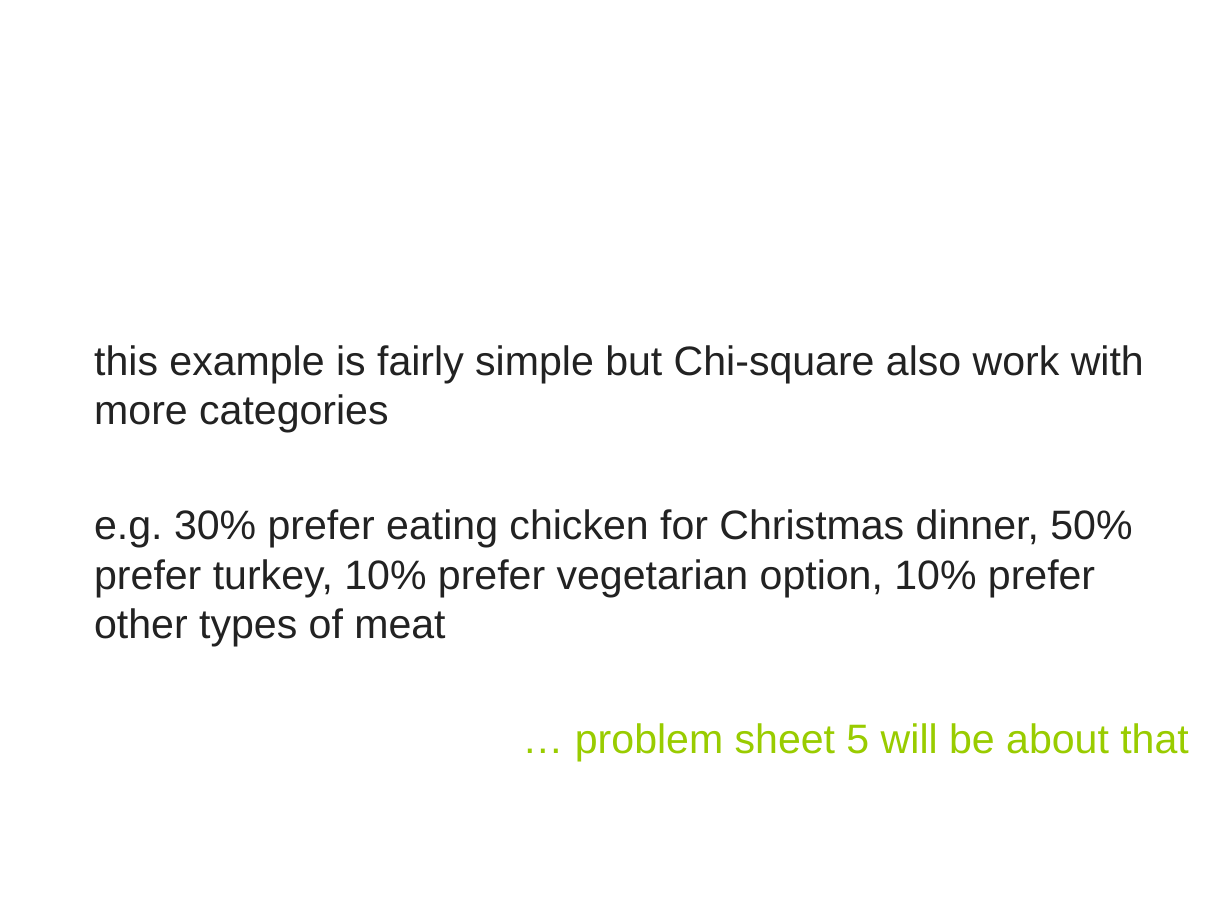
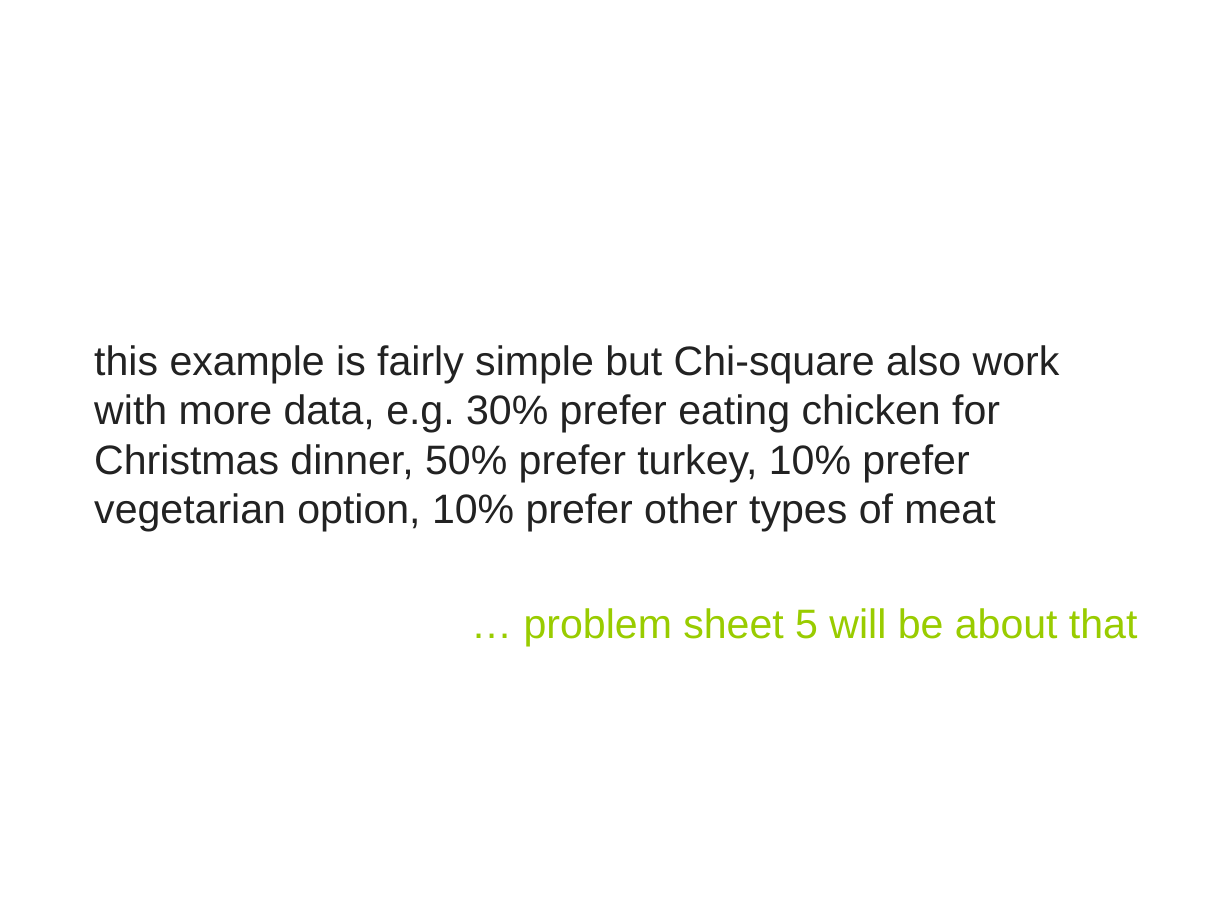
Before and after one commit to coms10011/2018_19, a slide deck: slide 14 of 17_CategoricalCHIsquare/17-Roudaut-stats- ChiSquare-30min.pptx (slide 13 before the commit). Drawn at 1232x924 pixels with LibreOffice and Linux fonts; fonts in the diff are those of the drawing. Boxes give left, top, right and bottom in pixels: in the first picture for what was removed or moved away, otherwise in the second. Text is boxed around its words. In the diff, an @@ line names an element or a change of style, - is before the commit and + after.

```diff
--- a/17_CategoricalCHIsquare/17-Roudaut-stats- ChiSquare-30min.pptx
+++ b/17_CategoricalCHIsquare/17-Roudaut-stats- ChiSquare-30min.pptx
@@ text at <box>94,345,1060,531</box>: text changed @@
-this example is fairly simple but Chi-square also work with more categories
-e.g. 30% prefer eating chicken for Christmas dinner, 50% prefer turkey, 10% prefer vegetarian option, 10% prefer other types of meat
+this example is fairly simple but Chi-square also work with more data, e.g. 30% prefer eating chicken for Christmas dinner, 50% prefer turkey, 10% prefer vegetarian option, 10% prefer other types of meat
```
Also in this commit, not shown: 4 other slides changed, 1 slide added, 1 other file.
